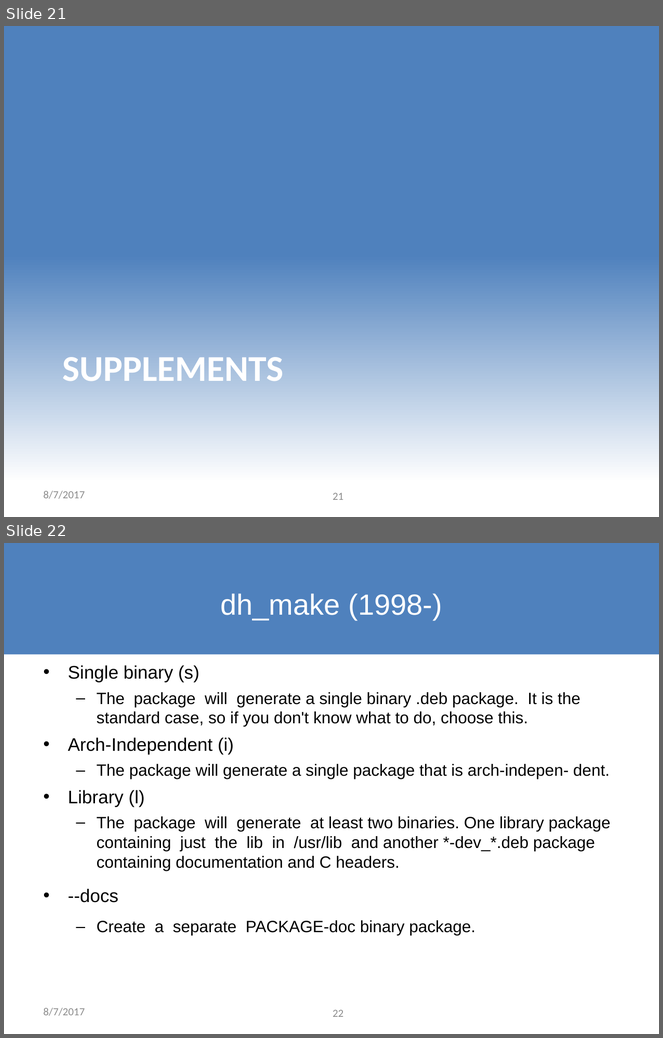
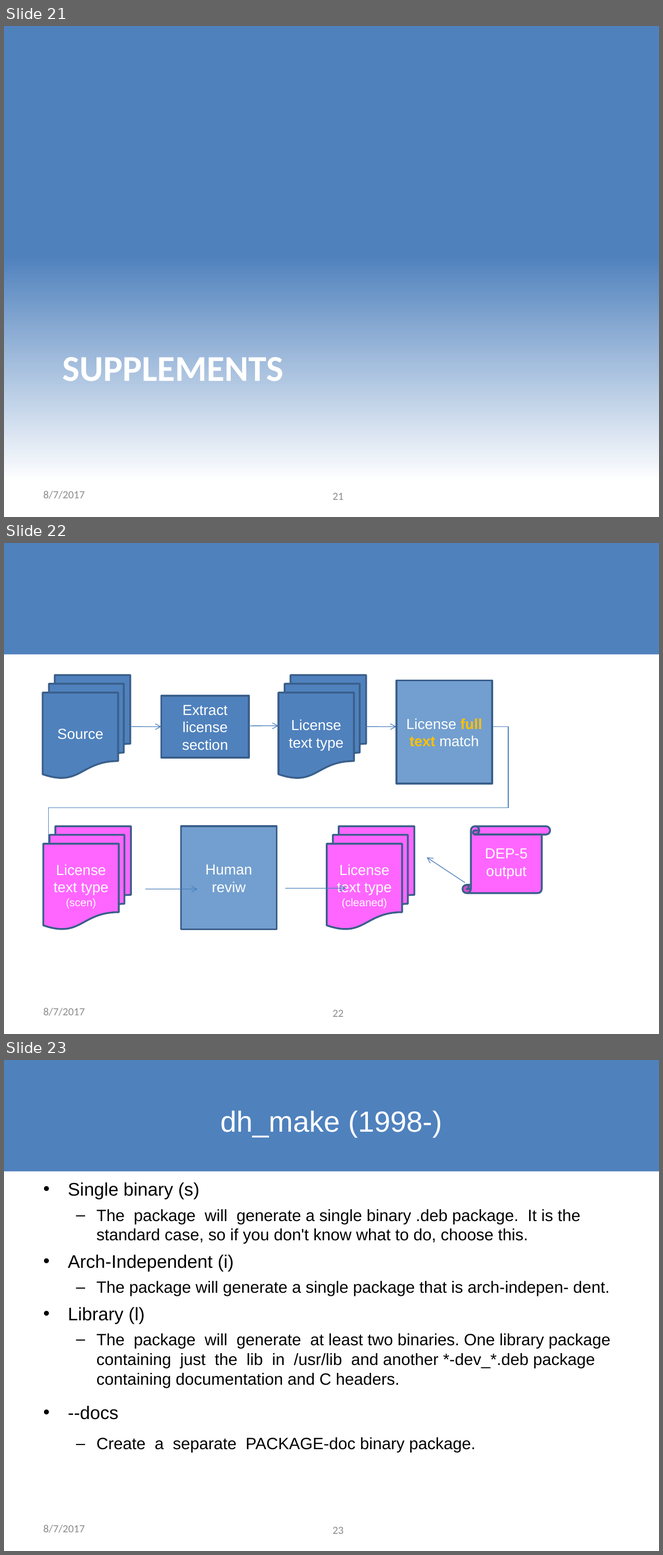
Before and after one commit to osamuaoki/Debconf17-MG-DEP-5, a slide deck: MG-DEP-5.odp. Shown one above the other, each under a label of ours: slides 21 and 22 before the commit, slides 21, 22 and 23 after it. The pictures are 663x1038 and 663x1555 pixels, drawn with LibreOffice and Linux fonts; fonts in the diff are those of the drawing; background and template pictures are left out. Boxes give left, top, right and bottom in pixels: in the first picture for what was removed or moved away, otherwise in the second. Text is boxed around its words. In the diff, an @@ line names an element or a change of style, - is before the commit and + after.

```diff
--- a/MG-DEP-5.odp
+++ b/MG-DEP-5.odp
@@ slide 22 added at <box>4,543,659,1034</box>, background #FFFFFF; not listed: 1 template element that a slide beside it also shows @@
@@ flow chart multidocument added at <box>42,676,130,778</box>, fill #4F81BD, outline #3A5F8B 2.01 pt, 16 pt, text #FFFFFF @@
+Source
@@ flow chart multidocument added at <box>279,676,366,778</box>, fill #4F81BD, outline #3A5F8B 2.01 pt, 16 pt, text #FFFFFF @@
+License text type
@@ rectangle added at <box>397,681,492,783</box>, fill #729FCF, outline #3A5F8B 2.01 pt, 16 pt, text #FFFFFF @@
+License full text match
@@ rectangle added at <box>161,696,249,757</box>, fill #4F81BD, outline #3A5F8B 2.01 pt, 16 pt, text #FFFFFF @@
+Extract license section
@@ elbow arrow added from (492, 727) to (65, 890), #4A7EBB 0.74 pt @@
@@ arrow added from (130, 727) to (161, 727), #4A7EBB 0.74 pt @@
@@ arrow added from (249, 726) to (279, 726), #4A7EBB 0.74 pt @@
@@ arrow added from (366, 727) to (397, 727), #4A7EBB 0.74 pt @@
@@ flow chart multidocument added at <box>44,827,131,929</box>, fill #FF66FF, outline #3A5F8B 2.01 pt, 16 pt, text #FFFFFF @@
+License text type
+(scen)
@@ rectangle added at <box>181,827,276,929</box>, fill #729FCF, outline #3A5F8B 2.01 pt, 16 pt, text #FFFFFF @@
+Human reviw
@@ flow chart multidocument added at <box>327,827,415,929</box>, fill #FF66FF, outline #3A5F8B 2.01 pt, 16 pt, text #FFFFFF @@
+License text type
+(cleaned)
@@ vertical scroll added at <box>463,827,551,893</box>, fill #FF66FF, outline #3A5F8B 2.01 pt, 16 pt, text #FFFFFF @@
+DEP-5 output
@@ arrow added from (465, 883) to (427, 858), #4A7EBB 0.74 pt @@
@@ arrow added from (145, 890) to (198, 890), #4A7EBB 0.74 pt @@
@@ arrow added from (285, 888) to (346, 888), #4A7EBB 0.74 pt @@
@@ title added at <box>437,890,659,971</box>, 36 pt, text #FFFFFF @@
+debmake (after DEBCONF17, in progress)
@@ text added at <box>44,1008,85,1016</box>, 12 pt, text #8B8B8B @@
+8/7/2017
@@ page number added at <box>333,1010,344,1017</box>, 12 pt, text #8B8B8B @@
+22
@@ what was slide 22 is now slide 23 @@
@@ page number at <box>333,1527,344,1534</box>: text changed @@
-22
+23
```
Also in this commit, not shown: 1 slide changed, 1 other slide added.
